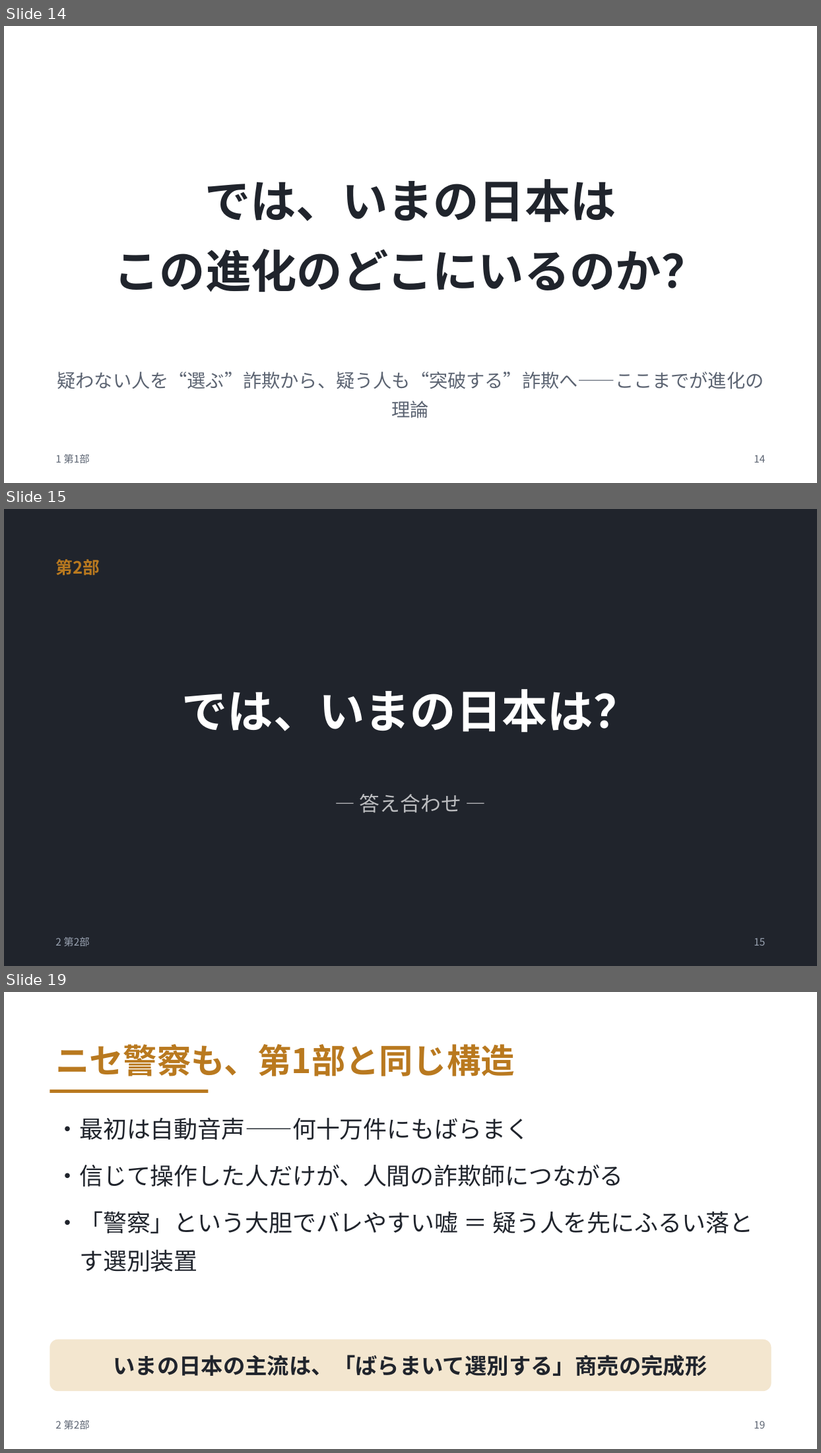
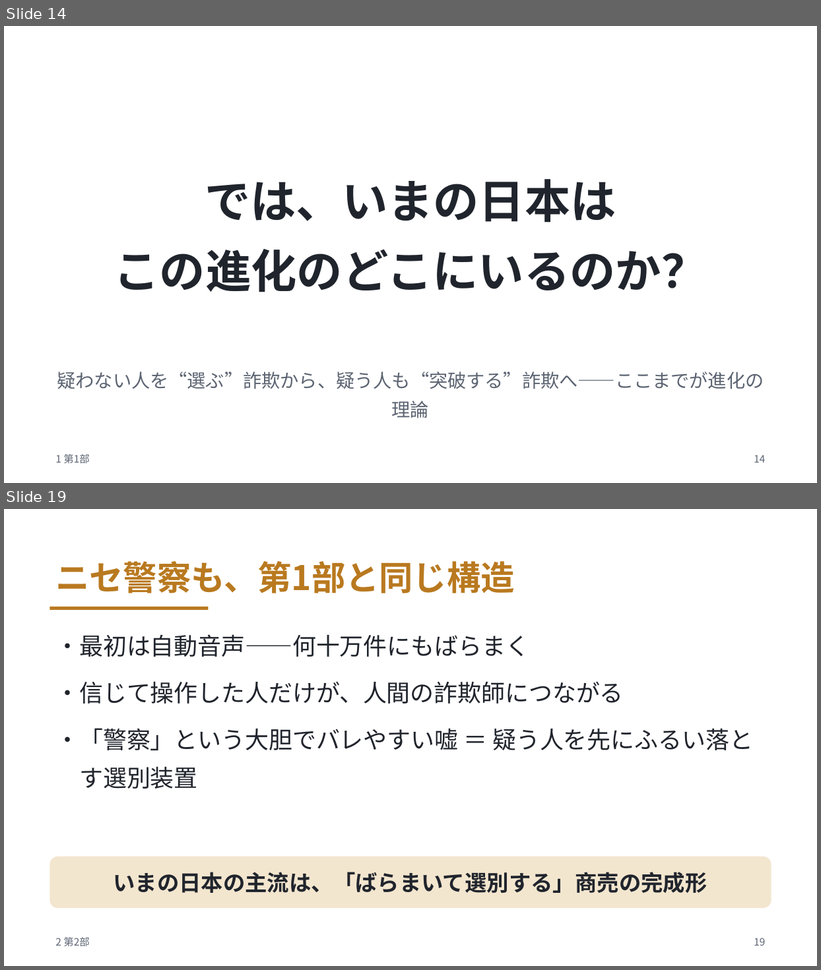
Before and after one commit to meitekku/deepfake-talk-v2, a slide deck: slides/deepfake-talk.pptx. Shown one above the other, each under a label of ours: slides 14, 15 and 19 before the commit, slides 14 and 19 after it; the slides between them are not shown. The pictures are 821x1453 and 821x970 pixels, drawn with LibreOffice and Linux fonts; fonts in the diff are those of the drawing. Boxes give left, top, right and bottom in pixels: in the first picture for what was removed or moved away, otherwise in the second. Text is boxed around its words. In the diff, an @@ line names an element or a change of style, - is before the commit and + after.

```diff
--- a/slides/deepfake-talk.pptx
+++ b/slides/deepfake-talk.pptx
@@ slide 15 removed at box(4, 509, 817, 966), background #FFFFFF @@
@@ rectangle removed at box(4, 509, 817, 966) @@
@@ text removed at box(55, 559, 100, 576) @@
-第2部
@@ text removed at box(182, 689, 639, 733) @@
-では、いまの日本は？
@@ text removed at box(360, 794, 461, 813) @@
-― 答え合わせ ―
@@ text removed at box(55, 937, 89, 947) @@
-2 第2部
@@ text removed at box(754, 939, 765, 946) @@
-15
```
Also in this commit, not shown: 4 slides changed, 1 slide added, 8 other files.
